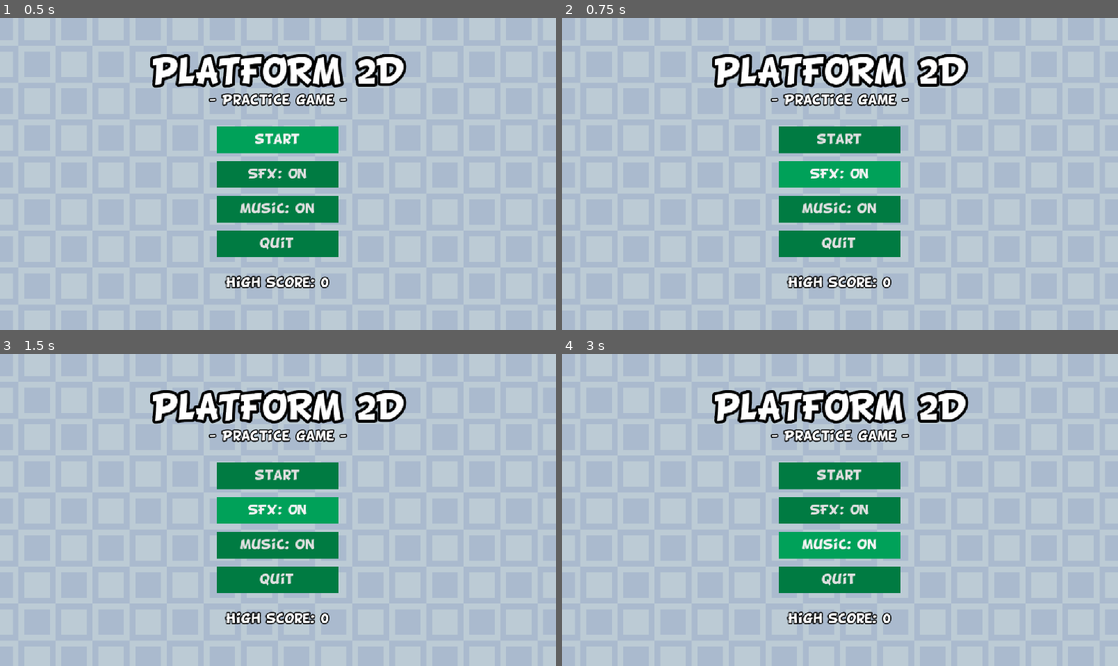
Above: before the commit, frames 1-4 (two rows, left to right).
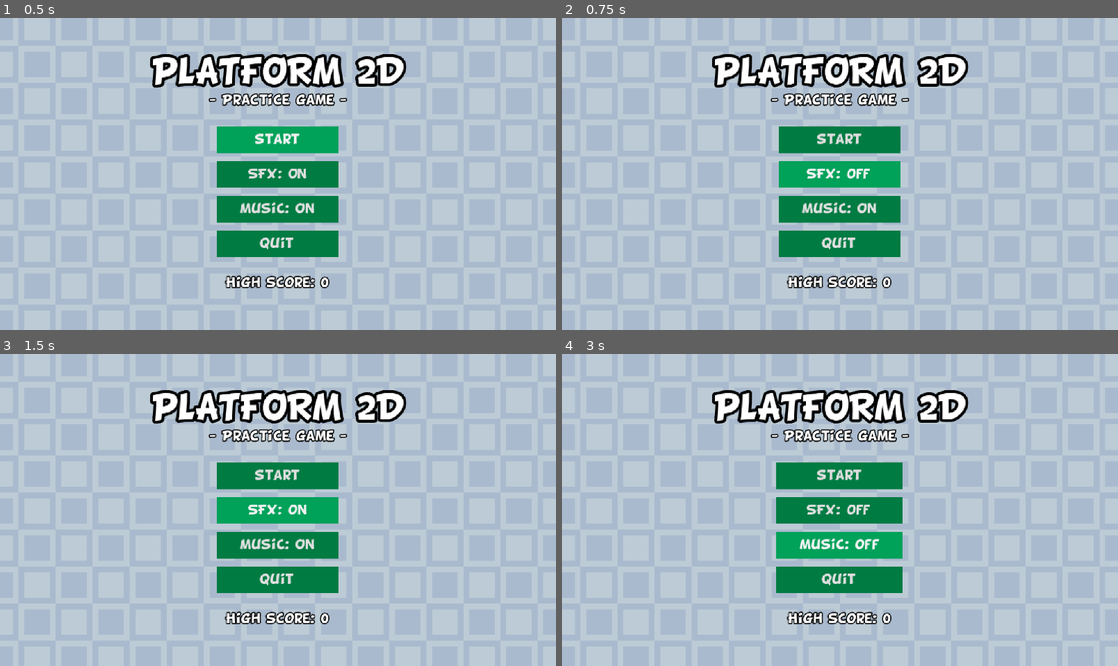
Above: after the commit, the same moments.

Repository: LaSierraDev/godot_practice_2d_platforms
Game: Godot game, scene res://scenes/IU/main_menu.tscn
The game is run twice, just before and just after one commit, with the same random seed, the same clock (stepped at 60 frames per second) and the same inputs. Sound files missing from this copy of the repository are replaced by a short silence.
Inputs:
- Up to frame 1 (0.5 s): no input
- Up to frame 2 (0.75 s): click "SFX: On" at 0.5 s
- Up to frame 3 (1.5 s): click "SFX: On" (after the commit: "SFX: off") at 1.25 s
- Up to frame 4 (3 s): click "SFX: On" (after the commit: "SFX: on") at 2 s; click "Music: On" at 2.75 s

Frame 1 is identical in both runs. In frame 2, 0.3% of the frame differs, in the area x 44-56%, y 48-52%; in frame 3, less than 0.1%; in frame 4, 0.9%, in the area x 38-62%, y 34-77%.

Commit message:
[FEAT] Sound control in main menu added

Diff:
--- a/scenes/IU/main_menu.tscn
+++ b/scenes/IU/main_menu.tscn
@@ -88,3 +88,5 @@
 layout_mode = 2
 text = "High Score: 0"
 horizontal_alignment = 1
+
+[node name="AudioStreamPlayer" type="AudioStreamPlayer" parent="." unique_id=1597463010]
--- a/scenes/levels/level_base.tscn
+++ b/scenes/levels/level_base.tscn
@@ -7,7 +7,6 @@
 [ext_resource type="PackedScene" uid="uid://ccpa7scx4bvyp" path="res://scenes/player/player.tscn" id="4_g7p6o"]
 [ext_resource type="PackedScene" uid="uid://wrxbtrvopco5" path="res://scenes/IU/hud.tscn" id="7_g7p6o"]
 [ext_resource type="PackedScene" uid="uid://calaewrk42yys" path="res://scenes/fall_death_area.tscn" id="7_ynct0"]
-[ext_resource type="AudioStream" uid="uid://d4af8c602dmdv" path="res://assets/audio/music/bit-bit-loop.mp3" id="8_40ga3"]
 
 [sub_resource type="TileSetAtlasSource" id="TileSetAtlasSource_eamg3"]
 texture = ExtResource("2_6cjw3")
@@ -167,5 +166,3 @@
 metadata/_edit_lock_ = true
 
 [node name="AudioStreamPlayer" type="AudioStreamPlayer" parent="." unique_id=1929467101]
-stream = ExtResource("8_40ga3")
-autoplay = true
--- a/scripts/Autoloads/audio_manager.gd
+++ b/scripts/Autoloads/audio_manager.gd
@@ -8,10 +8,22 @@
 const SUCCESS = preload("uid://w7aukbvau3ic")
 
 
+var is_sfx_active: bool = true
+var is_music_active: bool = true
+
+
 func play_sfx(audio_stream_player: Variant, sfx: AudioStream, volume_db: float = 0.0) -> void:
 	if not (audio_stream_player is AudioStreamPlayer or audio_stream_player is AudioStreamPlayer2D):
 		DebugLog.log_rich("El AudioStream no es ni ASPlayer ni ASPlayer2D", DebugLog.LogType.ERROR)
 		return
-	audio_stream_player.stream = sfx
-	audio_stream_player.volume_db = volume_db
-	audio_stream_player.play()
+
+	if is_sfx_active:
+		audio_stream_player.stream = sfx
+		audio_stream_player.volume_db = volume_db
+		audio_stream_player.play()
+
+func toggle_sfx() -> void:
+	is_sfx_active = not is_sfx_active
+
+func toggle_music() -> void:
+	is_music_active = not is_music_active
--- a/scripts/iu/main_menu.gd
+++ b/scripts/iu/main_menu.gd
@@ -5,6 +5,7 @@
 @onready var music_button: Button = $VBoxContainer/ButtonVBC/MusicButton
 @onready var quit_button: Button = $VBoxContainer/ButtonVBC/QuitButton
 @onready var high_score_label: Label = $VBoxContainer/HighScoreLabel
+@onready var audio_stream_player: AudioStreamPlayer = $AudioStreamPlayer
 
 
 func _ready() -> void:
@@ -12,23 +13,54 @@
 	sfx_button.pressed.connect(_on_sfx_button_pressed)
 	music_button.pressed.connect(_on_music_button_pressed)
 	quit_button.pressed.connect(_on_quit_button_pressed)
+
+	start_button.focus_entered.connect(_on_button_focus_entered)
+	sfx_button.focus_entered.connect(_on_button_focus_entered)
+	music_button.focus_entered.connect(_on_button_focus_entered)
+	quit_button.focus_entered.connect(_on_button_focus_entered)
+
+	start_button.mouse_entered.connect(_on_button_focus_entered)
+	sfx_button.mouse_entered.connect(_on_button_focus_entered)
+	music_button.mouse_entered.connect(_on_button_focus_entered)
+	quit_button.mouse_entered.connect(_on_button_focus_entered)
+
+	start_button.grab_focus()
+
 	SignalManager.score_increase.connect(_on_score_label_score_increase)
-	start_button.grab_focus()
 	_update_high_score()
+
 
 func _update_high_score() -> void:
 	high_score_label.text = "High score: " + str(GameManager.dataio.load_data())
 
+
+func _button_pressed_sound() -> void:
+	AudioManager.play_sfx(audio_stream_player, AudioManager.BUTTON_FOCUS)
+
+
+func _on_off_text_state(is_active: bool) -> String:
+	var state: String = "on"
+	if not is_active:
+		state = "off"
+	return state
+
+
 func _on_start_button_pressed() -> void:
+	_button_pressed_sound()
+	await get_tree().create_timer(0.1).timeout
 	GameManager.load_next_level()
 
 
 func _on_sfx_button_pressed() -> void:
-	pass
+	AudioManager.toggle_sfx()
+	_button_pressed_sound()
+	sfx_button.text = "SFX: " + _on_off_text_state(AudioManager.is_sfx_active)
 
 
 func _on_music_button_pressed() -> void:
-	pass
+	AudioManager.toggle_music()
+	_button_pressed_sound()
+	music_button.text = "Music: " + _on_off_text_state(AudioManager.is_music_active)
 
 
 func _on_quit_button_pressed() -> void:
@@ -37,3 +69,7 @@
 
 func _on_score_label_score_increase() -> void:
 	_update_high_score()
+
+
+func _on_button_focus_entered() -> void:
+	_button_pressed_sound()
Not shown, changed: README.md
